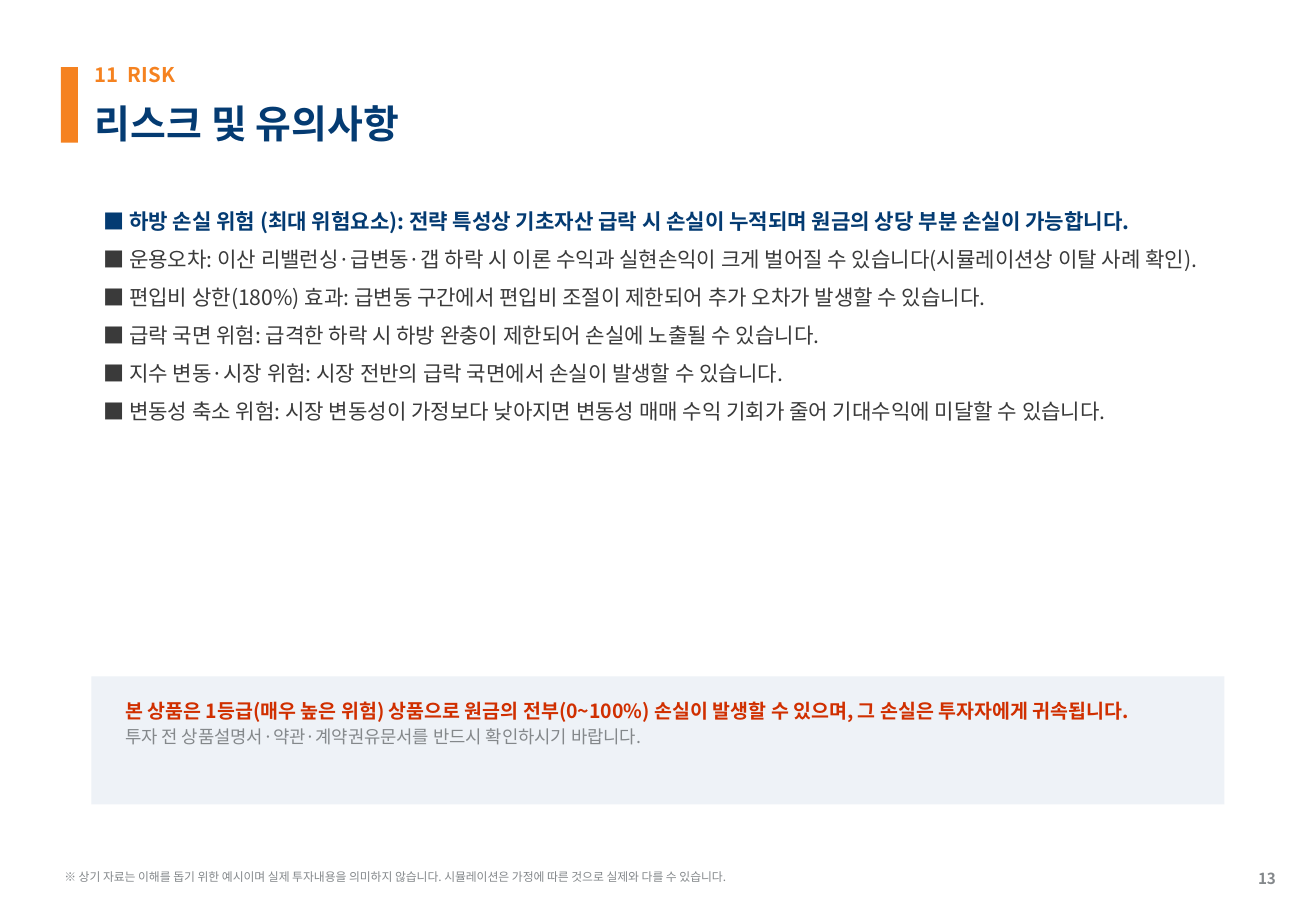
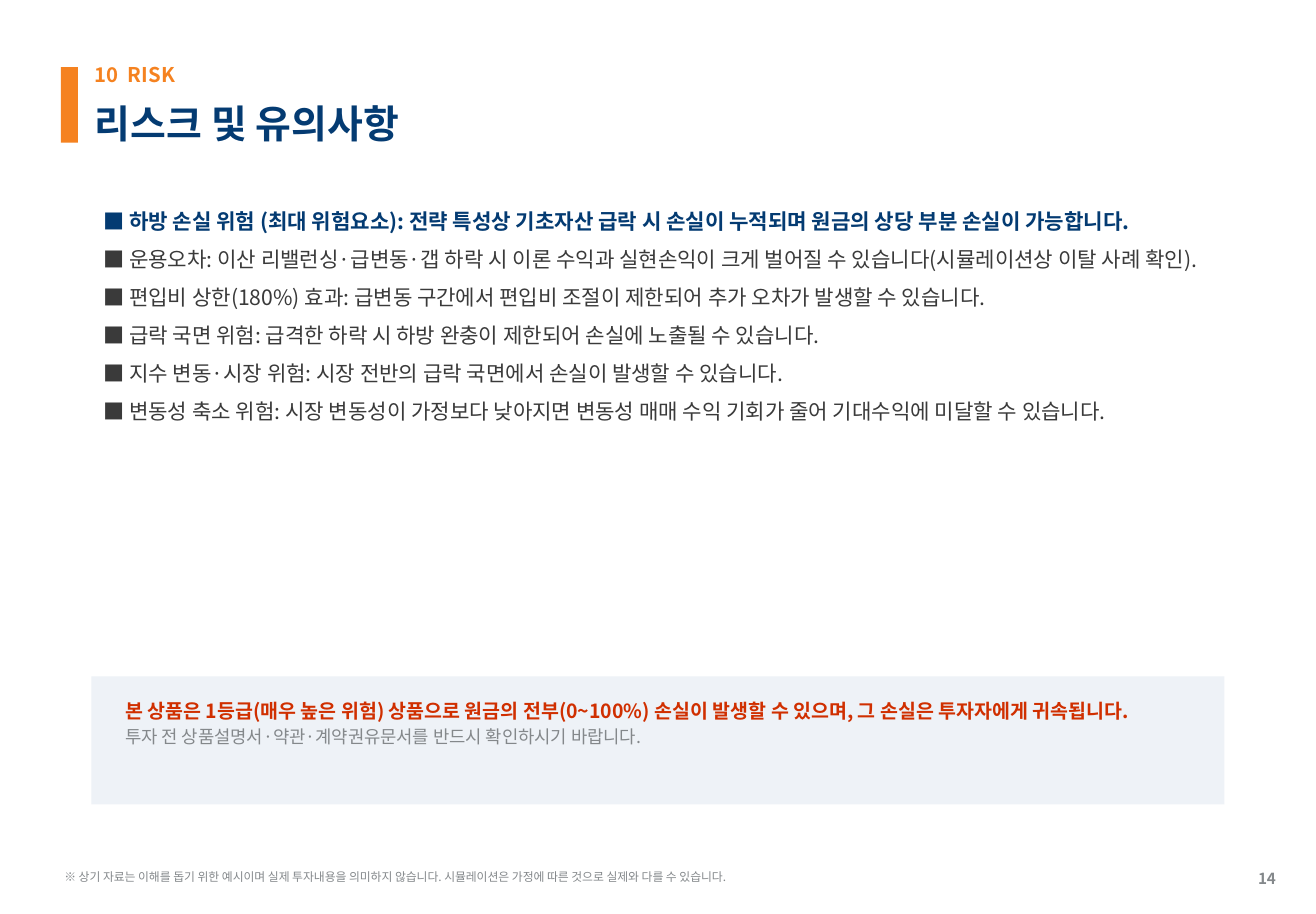
Before and after one commit to gamer383-bit/Volatility-Fund, a slide deck: slide 14 of 제안서/변동성하베스트펀드_KOSPI200_v1_20260715.pptx (slide 13 before the commit). Drawn at 1316x914 pixels with LibreOffice and Linux fonts; fonts in the diff are those of the drawing. Boxes give left, top, right and bottom in pixels: in the first picture for what was removed or moved away, otherwise in the second. Text is boxed around its words. In the diff, an @@ line names an element or a change of style, - is before the commit and + after.

```diff
--- a/제안서/변동성하베스트펀드_KOSPI200_v1_20260715.pptx
+++ b/제안서/변동성하베스트펀드_KOSPI200_v1_20260715.pptx
@@ text at (95, 66, 175, 83): text changed @@
-11 RISK
+10 RISK
@@ text at (1258, 873, 1276, 884): text changed @@
-13
+14
```
Also in this commit, not shown: 9 other slides changed, 2 slides added, 1 slide removed, 5 other files.
